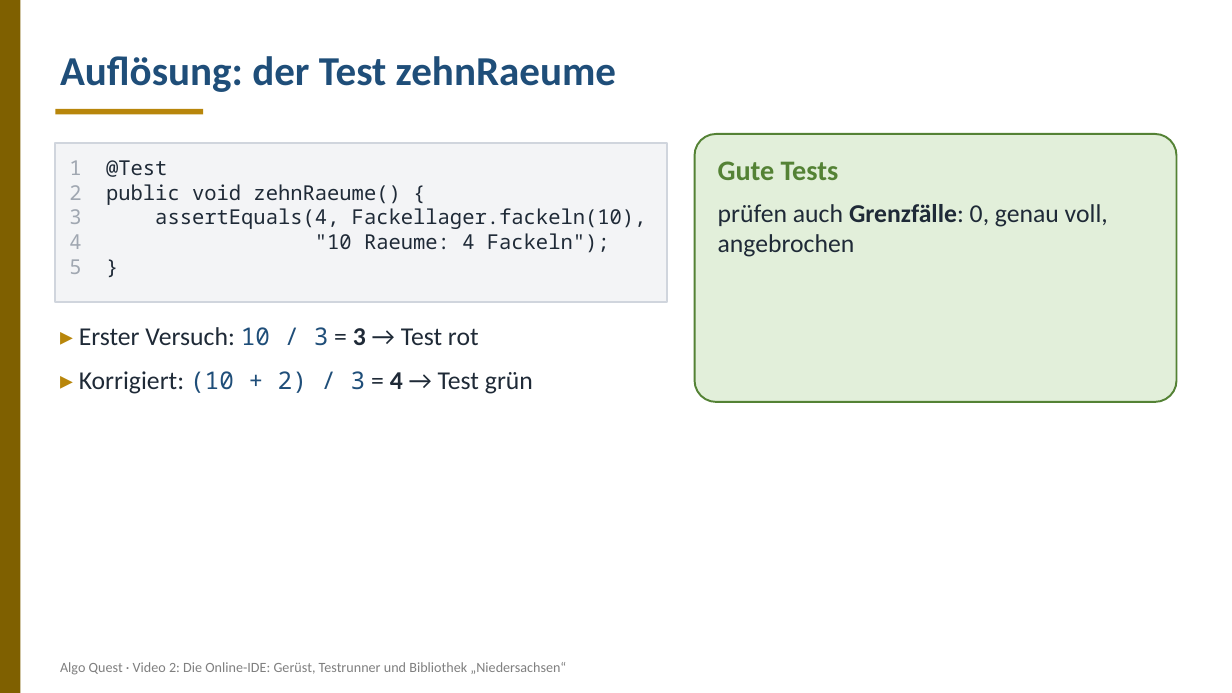
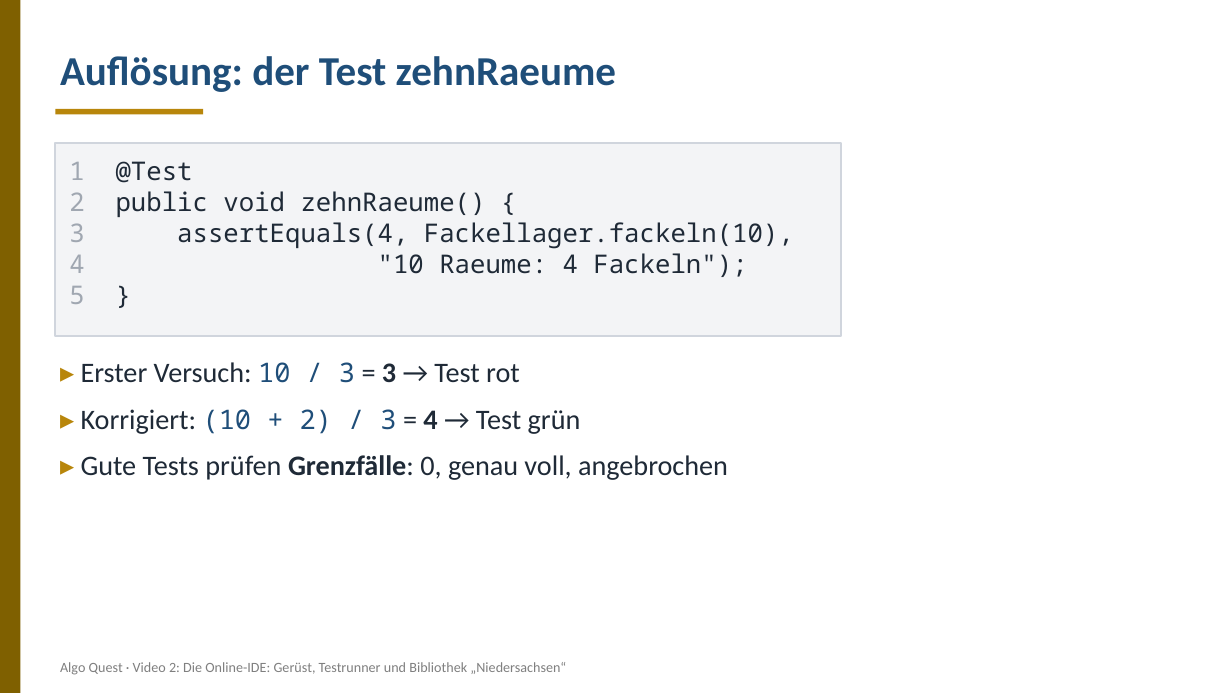
Before and after one commit to frankjuchim/AlgoQuest, a slide deck: slide 11 of materialien/Videos/02_Online-IDE_und_Testrunner/AQ_Video02_Online-IDE_und_Testrunner_Folien.pptx. Drawn at 1232x693 pixels with LibreOffice and Linux fonts; fonts in the diff are those of the drawing. Boxes give left, top, right and bottom in pixels: in the first picture for what was removed or moved away, otherwise in the second. Text is boxed around its words. In the diff, an @@ line names an element or a change of style, - is before the commit and + after.

```diff
--- a/materialien/Videos/02_Online-IDE_und_Testrunner/AQ_Video02_Online-IDE_und_Testrunner_Folien.pptx
+++ b/materialien/Videos/02_Online-IDE_und_Testrunner/AQ_Video02_Online-IDE_und_Testrunner_Folien.pptx
@@ rectangle: place and size @@
-rectangle at <box>55,143,667,302</box>
+rectangle at <box>55,143,841,335</box>
@@ rounded rectangle removed at <box>695,134,1177,402</box> @@
@@ text "1 @Test" at <box>69,161,794,277</box>: size 16 to 20 pt @@
@@ text removed at <box>718,161,1108,257</box> @@
-Gute Tests
-prüfen auch Grenzfälle: 0, genau voll, angebrochen
@@ text "▸ Erster Versuch: 10 / ...": place and size @@
-text "▸ Erster Versuch: 10 / ..." at <box>79,327,533,394</box>
+text "▸ Erster Versuch: 10 / ..." at <box>81,362,728,480</box>
@@ text at <box>81,362,581,434</box>: size 20 to 22 pt in "▸ Erster Versuch: = 3 → Test ...", "▸ Korrigiert: = 4 → Test grün"; size 19 to 21 pt in "10 / 3", "(10 + 2) / 3" @@
@@ text at <box>81,455,728,480</box>: paragraph added @@
+▸ Gute Tests prüfen Grenzfälle: 0, genau voll, angebrochen
```
Also in this commit, not shown: 8 other slides changed, 1 other file.
